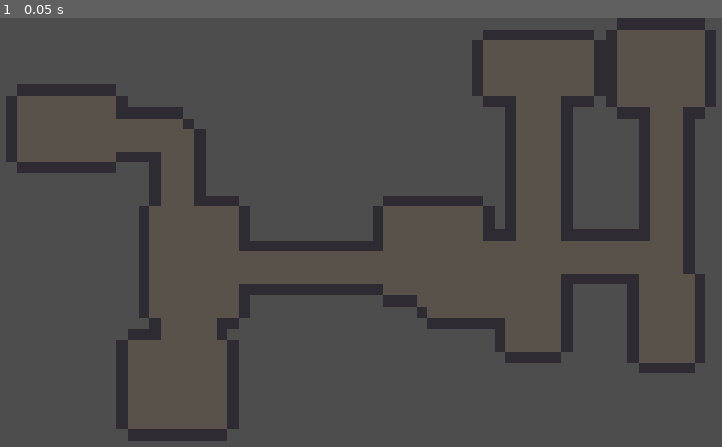
Above: before the commit, frame 1.
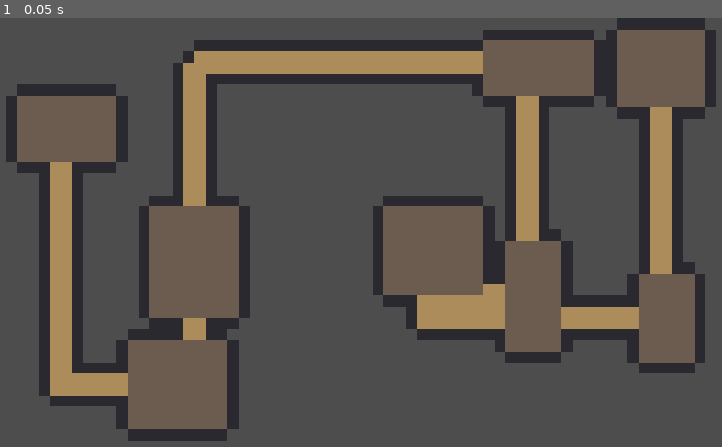
Above: after the commit, the same moment.

Repository: NyxOfNull/procedural-generator
Game: Godot game, scene res://Scenes/dungeon_generator.tscn
Same seed, same stepped clock (60 frames per second), same inputs: the game is played once before the commit and once after it.
Inputs:
- Up to frame 1 (0.05 s): no input

The runs differ from the first frame. In frame 1, 20% of the frame differs, in the area x 5-97%, y 5-91%.

Commit message:
Added debug colors for rooms, walls, and corridors

Diff:
--- a/Scripts/dungeon_generator.gd
+++ b/Scripts/dungeon_generator.gd
@@ -1,38 +1,75 @@
 extends Node2D
 
-# Grid and generation settings
+# ==========================================
+# SETTINGS
+# ==========================================
+
 const TILE_SIZE: int = 16
 const DUNGEON_WIDTH: int = 72
 const DUNGEON_HEIGHT: int = 40
 
 const MIN_ROOM_SIZE: int = 5
 const MAX_ROOM_SIZE: int = 10
+
 const ROOM_SPACING: int = 2
 const MAX_ATTEMPTS: int = 100
-const CORRIDOR_WIDTH: int = 3
-
-# Generated dungeon data
+const ROOM_COUNT: int = 8
+
+# Two tiles wide = 32 pixels.
+const CORRIDOR_WIDTH: int = 2
+
+
+# ==========================================
+# COLORS
+# ==========================================
+
+const ROOM_COLOR := Color(0.42, 0.36, 0.31)
+const CORRIDOR_COLOR := Color(0.68, 0.55, 0.36)
+const WALL_COLOR := Color(0.17, 0.16, 0.19)
+
+
+# ==========================================
+# DUNGEON DATA
+# ==========================================
+
 var rooms: Array[Rect2i] = []
+
+# Each dictionary stores Vector2i tile coordinates.
+var room_tiles: Dictionary = {}
+var corridor_tiles: Dictionary = {}
 var floors: Dictionary = {}
 
+
+# ==========================================
+# GENERATION
+# ==========================================
 
 func _ready() -> void:
 	randomize()
 	generate_dungeon()
-	queue_redraw()
 
 
 func generate_dungeon() -> void:
 	rooms.clear()
+	room_tiles.clear()
+	corridor_tiles.clear()
 	floors.clear()
 
-	create_rooms(8)
+	create_rooms(ROOM_COUNT)
 	connect_rooms()
 
 	print("Rooms generated: ", rooms.size())
-
-
-# Generate rooms without overlapping or getting stuck.
+	print("Room tiles: ", room_tiles.size())
+	print("Corridor tiles: ", corridor_tiles.size())
+	print("Total floor tiles: ", floors.size())
+
+	queue_redraw()
+
+
+# ==========================================
+# ROOM GENERATION
+# ==========================================
+
 func create_rooms(amount: int) -> void:
 	for i in range(amount):
 		var placed: bool = false
@@ -41,13 +78,18 @@
 			var room_width: int = randi_range(
 				MIN_ROOM_SIZE, MAX_ROOM_SIZE
 			)
+
 			var room_height: int = randi_range(
 				MIN_ROOM_SIZE, MAX_ROOM_SIZE
 			)
 
 			var room_position := Vector2i(
-				randi_range(1, DUNGEON_WIDTH - room_width - 1),
-				randi_range(1, DUNGEON_HEIGHT - room_height - 1)
+				randi_range(
+					1, DUNGEON_WIDTH - room_width - 1
+				),
+				randi_range(
+					1, DUNGEON_HEIGHT - room_height - 1
+				)
 			)
 
 			var candidate := Rect2i(
@@ -64,13 +106,11 @@
 			placed = true
 			break
 
-		# Stop trying to place rooms if the area becomes too crowded.
 		if not placed:
-			print("Could not place another room. Stopping.")
+			print("Could not place another room.")
 			break
 
 
-# Check room overlap and spacing.
 func room_overlaps_existing(new_room: Rect2i) -> bool:
 	for room in rooms:
 		if room.grow(ROOM_SPACING).intersects(new_room):
@@ -79,90 +119,232 @@
 	return false
 
 
-# Mark every tile inside a room as floor.
 func carve_room(room: Rect2i) -> void:
 	for x in range(room.position.x, room.end.x):
 		for y in range(room.position.y, room.end.y):
-			floors[Vector2i(x, y)] = true
-
-
-# Connect consecutive rooms with L-shaped corridors.
+			var cell := Vector2i(x, y)
+
+			room_tiles[cell] = true
+			floors[cell] = true
+
+
+# ==========================================
+# CORRIDOR GENERATION
+# ==========================================
+
 func connect_rooms() -> void:
+	if rooms.size() < 2:
+		return
+
 	for i in range(rooms.size() - 1):
-		var center_a: Vector2i = room_center(rooms[i])
-		var center_b: Vector2i = room_center(rooms[i + 1])
-
-		# Travel vertically first, then horizontally.
-		carve_vertical_corridor(
-			center_a.x, center_a.y, center_b.y
-		)
-
-		carve_horizontal_corridor(
-			center_b.y, center_a.x, center_b.x
-		)
+		var room_a: Rect2i = rooms[i]
+		var room_b: Rect2i = rooms[i + 1]
+
+		var center_a: Vector2i = room_center(room_a)
+		var center_b: Vector2i = room_center(room_b)
+
+		# Try both possible L-shaped routes.
+		var horizontal_first: Array[Vector2i] = [
+			center_a,
+			Vector2i(center_b.x, center_a.y),
+			center_b
+		]
+
+		var vertical_first: Array[Vector2i] = [
+			center_a,
+			Vector2i(center_a.x, center_b.y),
+			center_b
+		]
+
+		# Prefer the route that crosses fewer unrelated rooms.
+		var horizontal_score: int = route_room_overlap_score(
+			horizontal_first, room_a, room_b
+		)
+
+		var vertical_score: int = route_room_overlap_score(
+			vertical_first, room_a, room_b
+		)
+
+		var chosen_route: Array[Vector2i]
+
+		if horizontal_score < vertical_score:
+			chosen_route = horizontal_first
+		elif vertical_score < horizontal_score:
+			chosen_route = vertical_first
+		elif randi_range(0, 1) == 0:
+			chosen_route = horizontal_first
+		else:
+			chosen_route = vertical_first
+
+		for j in range(chosen_route.size() - 1):
+			carve_corridor_segment(
+				chosen_route[j],
+				chosen_route[j + 1]
+			)
 
 
 func room_center(room: Rect2i) -> Vector2i:
 	return Vector2i(
-		room.position.x + room.size.x / 2,
-		room.position.y + room.size.y / 2
+		room.position.x + int(room.size.x / 2),
+		room.position.y + int(room.size.y / 2)
 	)
 
 
-# Carve a three-tile-wide vertical corridor.
+# Score a route by counting how many tiles inside
+# unrelated rooms it would pass through.
+func route_room_overlap_score(
+	route: Array[Vector2i],
+	room_a: Rect2i,
+	room_b: Rect2i
+) -> int:
+	var score: int = 0
+
+	for i in range(route.size() - 1):
+		var start: Vector2i = route[i]
+		var finish: Vector2i = route[i + 1]
+
+		var distance: int = (
+			abs(finish.x - start.x)
+			+ abs(finish.y - start.y)
+		)
+
+		for step in range(distance + 1):
+			var cell: Vector2i = start
+
+			if start.x != finish.x:
+				cell.x += (
+					signi(finish.x - start.x) * step
+				)
+			else:
+				cell.y += (
+					signi(finish.y - start.y) * step
+				)
+
+			for room in rooms:
+				if room == room_a or room == room_b:
+					continue
+
+				if room.has_point(cell):
+					score += 1
+
+	return score
+
+
+func carve_corridor_segment(
+	start: Vector2i,
+	finish: Vector2i
+) -> void:
+	if start.x == finish.x:
+		carve_vertical_corridor(
+			start.x, start.y, finish.y
+		)
+	elif start.y == finish.y:
+		carve_horizontal_corridor(
+			start.y, start.x, finish.x
+		)
+
+
+# Two-tile-wide vertical corridor.
 func carve_vertical_corridor(
-	x: int, start_y: int, end_y: int
+	x: int,
+	start_y: int,
+	end_y: int
 ) -> void:
 	var top: int = mini(start_y, end_y)
 	var bottom: int = maxi(start_y, end_y)
 
 	for y in range(top, bottom + 1):
-		for offset in range(-CORRIDOR_WIDTH / 2, CORRIDOR_WIDTH / 2 + 1):
-			floors[Vector2i(x + offset, y)] = true
-
-
-# Carve a three-tile-wide horizontal corridor.
+		for offset in range(-1, 1):
+			add_corridor_tile(Vector2i(x + offset, y))
+
+
+# Two-tile-wide horizontal corridor.
 func carve_horizontal_corridor(
-	y: int, start_x: int, end_x: int
+	y: int,
+	start_x: int,
+	end_x: int
 ) -> void:
 	var left: int = mini(start_x, end_x)
 	var right: int = maxi(start_x, end_x)
 
 	for x in range(left, right + 1):
-		for offset in range(-CORRIDOR_WIDTH / 2, CORRIDOR_WIDTH / 2 + 1):
-			floors[Vector2i(x, y + offset)] = true
-
-
-# Draw the generated dungeon.
+		for offset in range(-1, 1):
+			add_corridor_tile(Vector2i(x, y + offset))
+
+
+func add_corridor_tile(cell: Vector2i) -> void:
+	# Keep corridors inside the dungeon grid.
+	if (
+		cell.x < 0
+		or cell.x >= DUNGEON_WIDTH
+		or cell.y < 0
+		or cell.y >= DUNGEON_HEIGHT
+	):
+		return
+
+	corridor_tiles[cell] = true
+	floors[cell] = true
+
+
+# ==========================================
+# VISUALIZATION
+# ==========================================
+
 func _draw() -> void:
-	# Draw floors.
+	draw_walls()
+
+	# Draw corridors first.
+	for cell in corridor_tiles:
+		var pixel_position := Vector2(cell * TILE_SIZE)
+
+		draw_rect(
+			Rect2(
+				pixel_position,
+				Vector2(TILE_SIZE, TILE_SIZE)
+			),
+			CORRIDOR_COLOR
+		)
+
+	# Draw rooms on top so room tiles keep their color
+	# even where corridor tiles overlap them.
+	for cell in room_tiles:
+		var pixel_position := Vector2(cell * TILE_SIZE)
+
+		draw_rect(
+			Rect2(
+				pixel_position,
+				Vector2(TILE_SIZE, TILE_SIZE)
+			),
+			ROOM_COLOR
+		)
+
+
+func draw_walls() -> void:
+	var wall_tiles: Dictionary = {}
+
+	var directions: Array[Vector2i] = [
+		Vector2i(0, -1),
+		Vector2i(0, 1),
+		Vector2i(-1, 0),
+		Vector2i(1, 0)
+	]
+
+	# Find empty tiles directly beside floors.
 	for cell in floors:
+		for direction in directions:
+			var neighbor: Vector2i = cell + direction
+
+			if not floors.has(neighbor):
+				wall_tiles[neighbor] = true
+
+	# Draw walls before the floors.
+	for cell in wall_tiles:
 		var pixel_position := Vector2(cell * TILE_SIZE)
 
 		draw_rect(
-			Rect2(pixel_position, Vector2(TILE_SIZE, TILE_SIZE)),
-			Color(0.35, 0.32, 0.29),
-			true
-		)
-
-	# Draw walls wherever a floor borders an empty tile.
-	for cell in floors:
-		for offset in [
-			Vector2i(0, -1),
-			Vector2i(0, 1),
-			Vector2i(-1, 0),
-			Vector2i(1, 0)
-		]:
-			var neighbor: Vector2i = cell + offset
-
-			if not floors.has(neighbor):
-				var wall_position := Vector2(neighbor * TILE_SIZE)
-
-				draw_rect(
-					Rect2(
-						wall_position,
-						Vector2(TILE_SIZE, TILE_SIZE)
-					),
-					Color(0.18, 0.17, 0.20),
-					true
-				)
+			Rect2(
+				pixel_position,
+				Vector2(TILE_SIZE, TILE_SIZE)
+			),
+			WALL_COLOR
+		)
